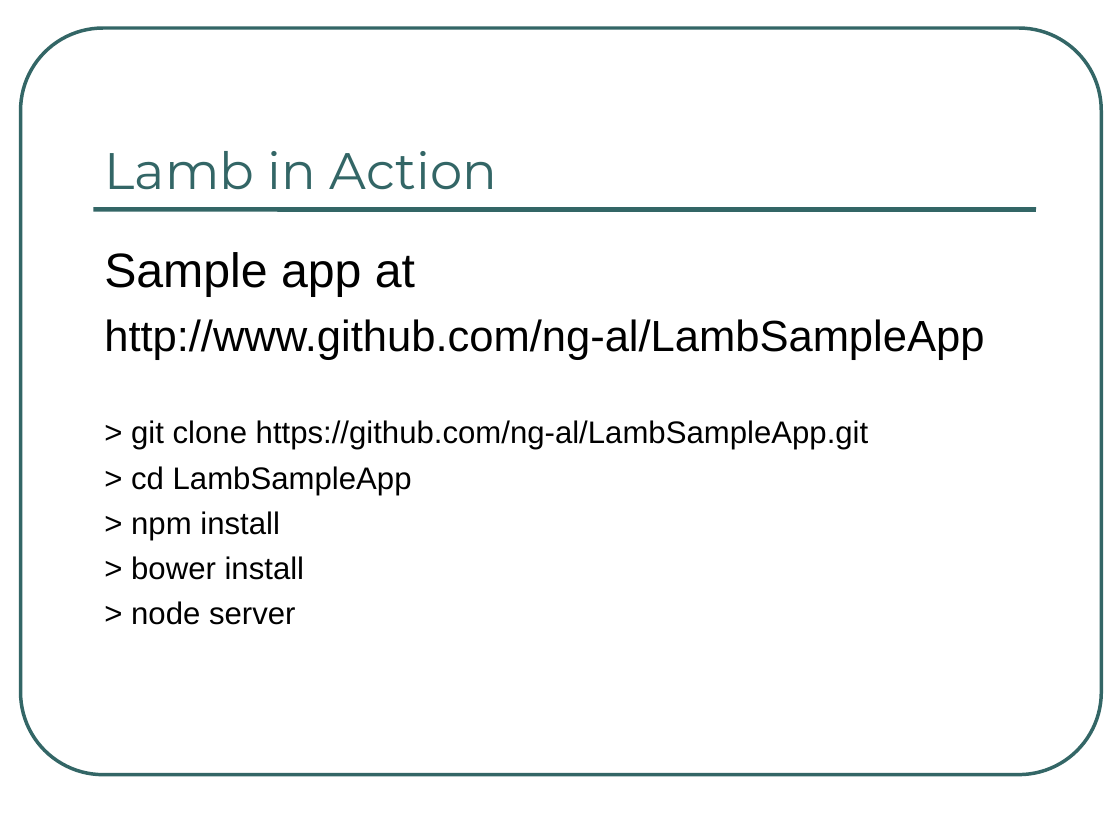
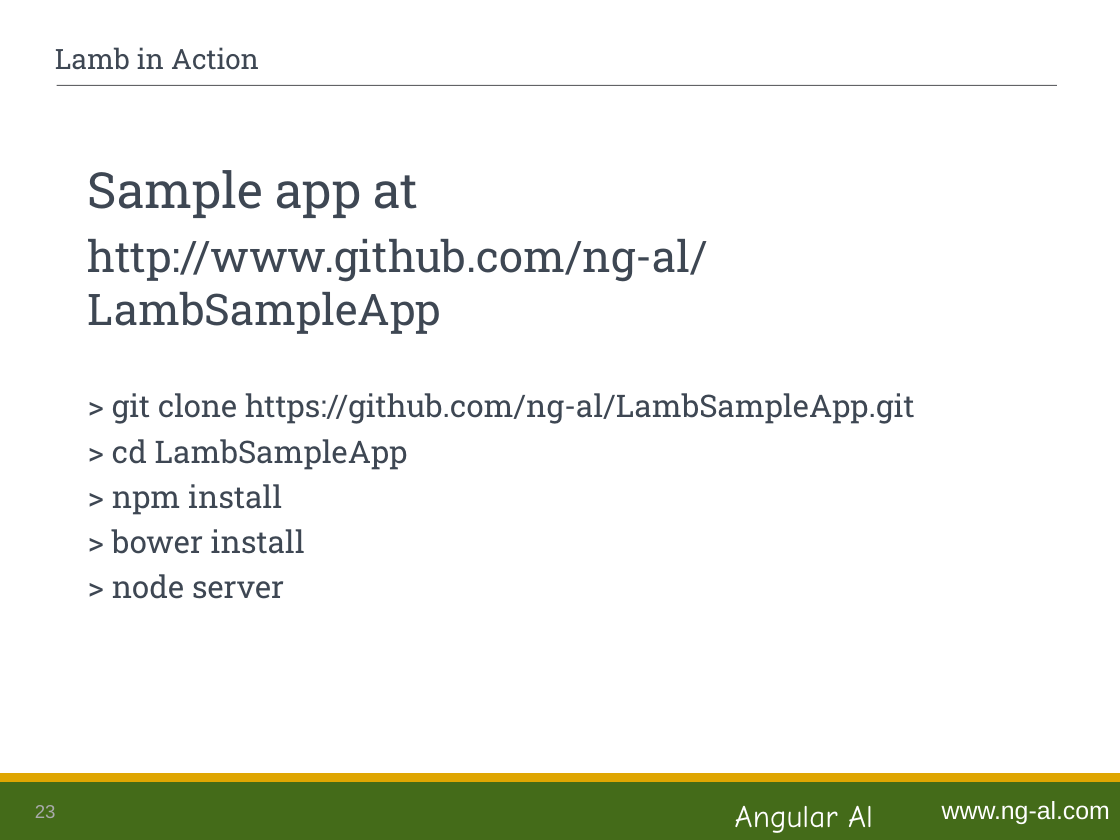
Before and after one commit to ng-al/LambSampleApp, a slide deck: slide 23 of Lamb.ppt. Drawn at 1120x840 pixels with LibreOffice and Linux fonts; fonts in the diff are those of the drawing. Boxes give left, top, right and bottom in pixels: in the first picture for what was removed or moved away, otherwise in the second. Text is boxed around its words. In the diff, an @@ line names an element or a change of style, - is before the commit and + after.

```diff
--- a/Lamb.ppt
+++ b/Lamb.ppt
@@ rounded rectangle removed at [20,28,1101,775] @@
@@ title "Lamb in Action": place and size @@
-title "Lamb in Action" at [105,151,497,190]
+title "Lamb in Action" at [55,47,259,70]
@@ title "Lamb in Action" at [55,47,259,70]: size 33 to 18 pt, font Montserrat to Roboto Slab, text colour #336666 to #3E4753; vertical alignment bottom to middle @@
@@ line moved from (93, 209) - (1036, 209) to (57, 85) - (1057, 85) @@
@@ line (57, 85) - (1057, 85): stroke #336666 3 pt to #626366 0.74 pt @@
@@ text "Sample app at": place and size @@
-text "Sample app at" at [104,252,984,625]
+text "Sample app at" at [88,170,915,599]
@@ text "Sample app at" at [88,170,915,599]: size 31 to 32 pt in "Sample app at"; font Arial to Roboto Slab, text colour #000000 to #3E4753 @@
@@ rectangle added at [0,778,1120,840], fill #446B19 @@
@@ rectangle added at [0,775,1120,781], fill #DFA602, outline #DFA602 2.01 pt @@
@@ page number added at [35,805,56,818], 12 pt, text #AAABAC @@
+23
@@ text added at [735,805,873,833], 20 pt, text #FFFFFF @@
+Angular Al
@@ text added at [942,801,1110,824], 16 pt, text #FFFFFF @@
+www.ng-al.com
```
Also in this commit, not shown: 37 other slides changed, 1 slide added, 1 other file.
